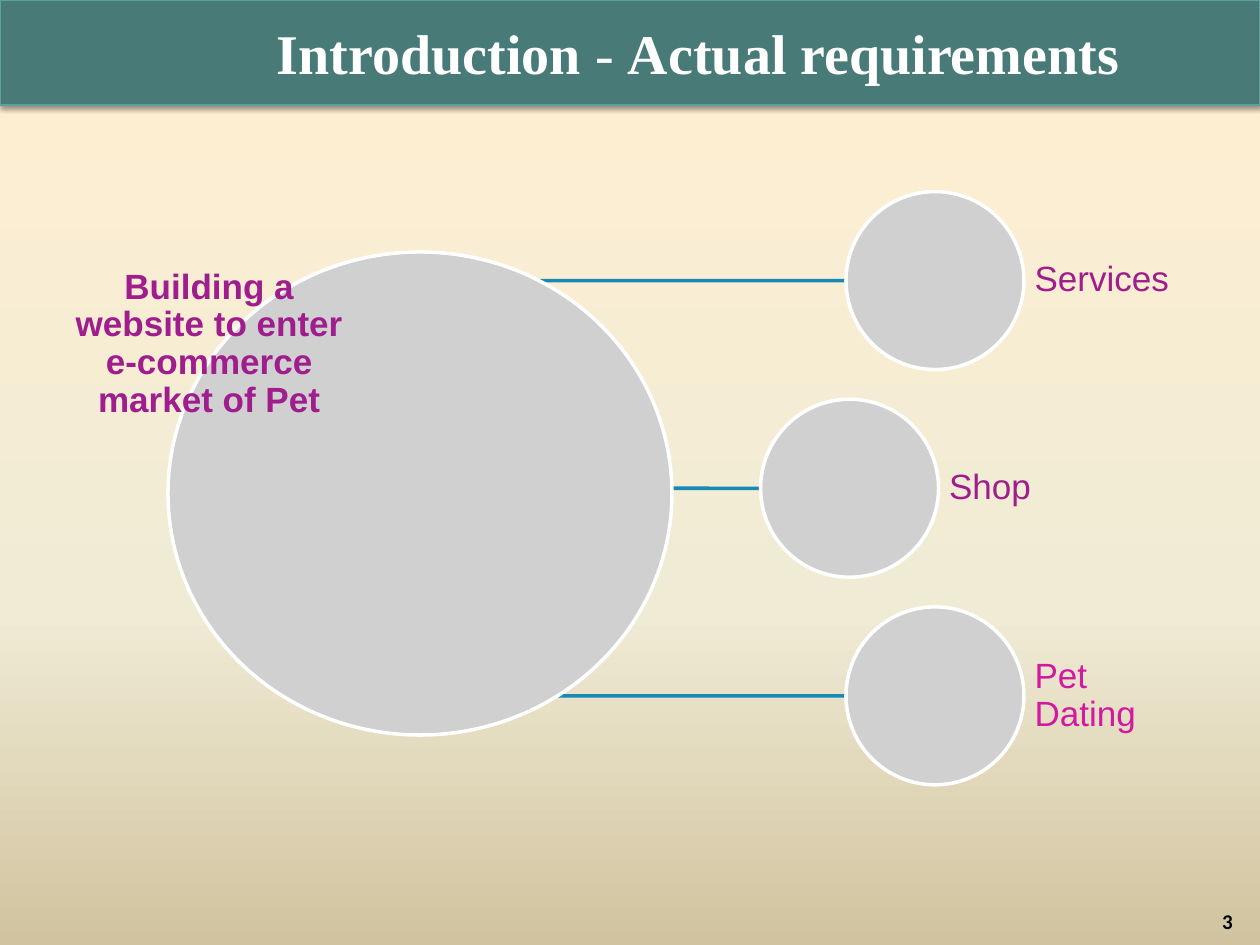
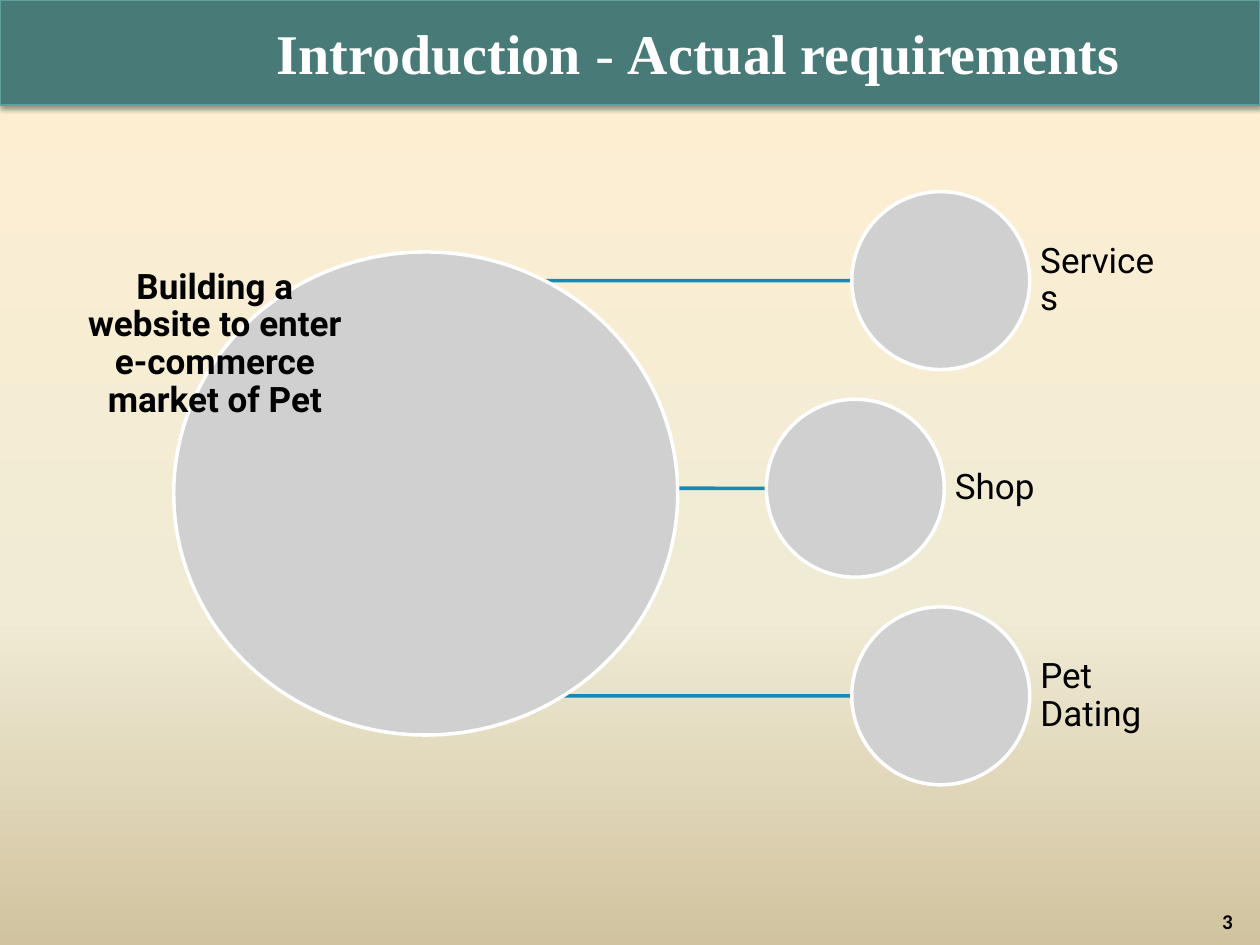
Before and after one commit to lety20391/Project4, a slide deck: slide 3 of G2_T11707E0_Project_Report.pptx. Drawn at 1260x945 pixels with LibreOffice and Linux fonts; fonts in the diff are those of the drawing; grey boxes stand for pictures; background and template pictures are left out. Boxes give left, top, right and bottom in pixels: in the first picture for what was removed or moved away, otherwise in the second. Text is boxed around its words. In the diff, an @@ line names an element or a change of style, - is before the commit and + after.

```diff
--- a/G2_T11707E0_Project_Report.pptx
+++ b/G2_T11707E0_Project_Report.pptx
@@ font Arial to Roboto, text colour #9F1D8C to #000000 in 3 elements at [88,272,341,421], [955,472,1035,506], [1029,192,1177,369] @@
@@ 4 pictures, 3 lines: place and size @@
-4 pictures, 3 lines at [168,192,1023,785]
+4 pictures, 3 lines at [174,192,1029,785]
@@ text "Pet Dating" at [1040,663,1141,734]: font Arial to Roboto, text colour #D119A1 to #000000 @@
```
Also in this commit, not shown: 5 other slides changed, 2 slides added, 3 slides removed, 4 other files.
